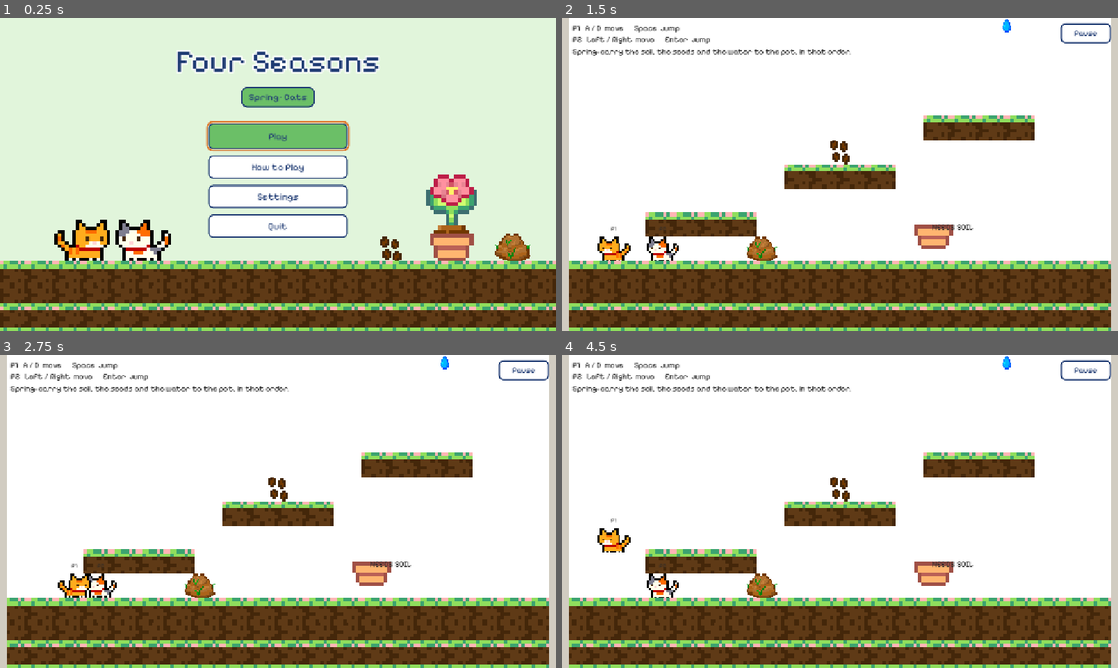
Above: before the commit, frames 1-4 (two rows, left to right).
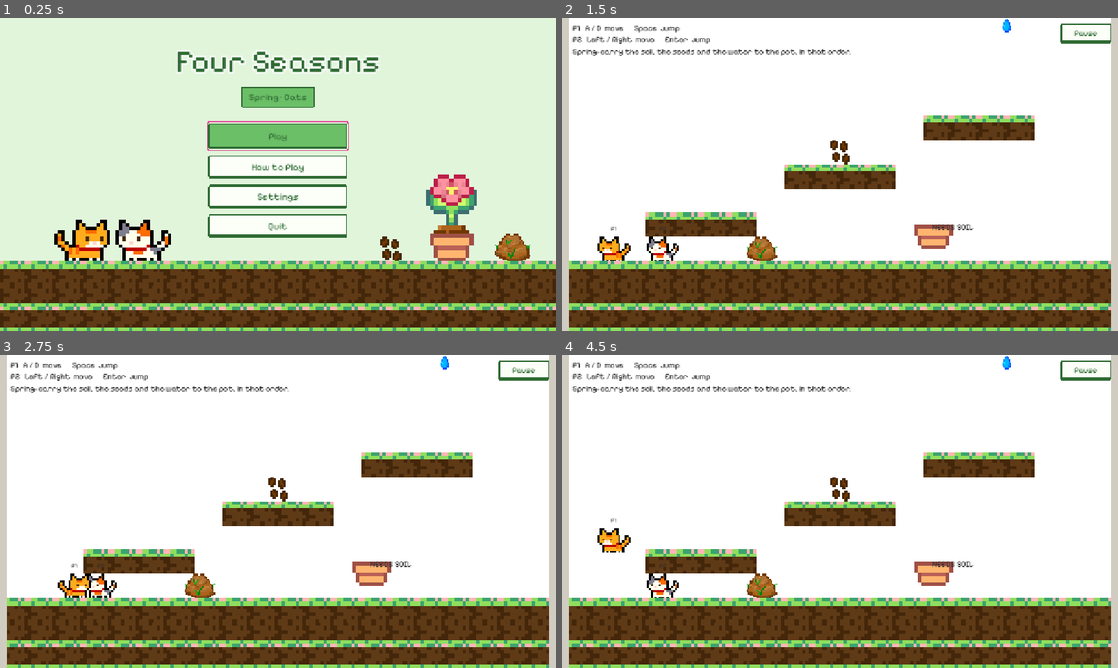
Above: after the commit, the same moments.

Repository: chloecheng0717/Four-Seasons
Game: Godot game, scene res://scenes/TitleScreen.tscn
Two runs of this game, one before a commit and one after it. Both use one fixed random seed, a clock stepped at 60 frames per second and the inputs below.
Inputs (mouse positions are in pixels of both pictures, inside the frame that each line leads up to):
- Up to frame 1 (0.25 s): no input
- Up to frame 2 (1.5 s): click "Play" at 0.5 s; click "Skip" at 1.25 s
- Up to frame 3 (2.75 s): tap Enter (next_level) at 2 s; move the mouse to (400, 495) at 2.02 s; hold D (p1_right) from 2.03 s (still down); hold Enter (next_level) from 2.03 s (still down); click (400, 495) at 2.17 s; tap Space (p1_jump) at 2.27 s
- Up to frame 4 (4.5 s): release D (p1_right) at 2.75 s; release Enter (next_level) at 2.75 s; click "Pause" at 2.75 s; click "Restart this season" at 3.5 s; tap Space (p1_jump) at 4.25 s; drag from (728, 527) to (840, 489) at 4.27 s

The runs differ from the first frame. In frame 1, 3.2% of the frame differs, in the area x 32-68%, y 10-71%; in frame 2, 0.2%; in frame 3, 0.2%; in frame 4, 0.2%.

Commit message:
Style menu boxes to their season
Every menu box now follows its season instead of white fill and navy
outline: per-season dark colours for borders and text, a pale season
button fill, a focus ring that stands out from the season colour, and
chunky pixel buttons that squash when pressed.

Panels are pixel-art frames drawn from small text pictures in
SeasonTheme.gd, with decorations that overhang the edges: flowers and
tulips in Spring, a sun and waves in Summer, maple leaves in Autumn, and
a snow cap with icicles in Winter.

Tests: menus suite checks the frames, colours and pressed buttons.
12 suites, 1,329 checks, 0 failures.

Diff:
--- a/scenes/SeasonTheme.gd
+++ b/scenes/SeasonTheme.gd
@@ -5,15 +5,20 @@
 ##
 ## Nothing here is a node and nothing here is saved: a menu calls
 ## `SeasonTheme.make_theme("autumn")` and puts the result on its root Control,
-## and every Button, Label, slider and check box under it is styled from that.
-## Changing season is just making a new theme and swapping it in.
+## and every Button, Label, panel, slider and check box under it is styled from
+## that. Changing season is just making a new theme and swapping it in.
 ##
-## The four colours are the ones the proposal's screen-flow figure uses for the
-## four seasons, and the dark navy is the wireframes' outline colour, so the
-## menus look like the mockups but each one wears its season.
+## Each season has its own colours - a strong colour, a pale tint for panels, a
+## dark colour for borders and text, and the colour of the keyboard focus ring -
+## and its panels are pixel-art frames with that season's decorations on them:
+## flowers in Spring, a sun and waves in Summer, leaves in Autumn, and snow and
+## icicles in Winter. The four strong colours are the ones the proposal's
+## screen-flow figure uses for the four seasons.
 
 const ORDER: Array[String] = ["spring", "summer", "autumn", "winter"]
 
+## The wireframes' outline colour. Winter's dark colour is close to it; the other
+## seasons now use their own.
 const NAVY := Color("1f3b73")
 const WHITE := Color(1, 1, 1)
 
@@ -33,12 +38,40 @@
 	"winter": Color("eef5fc"),
 }
 
+## The fill of an ordinary button: lighter than the panel it sits on, but still
+## tinted with its season instead of plain white.
+const BUTTON := {
+	"spring": Color("fbfff8"),
+	"summer": Color("fffcf0"),
+	"autumn": Color("fff7f0"),
+	"winter": Color("f8fbff"),
+}
+
 ## The colour a button turns when the mouse is over it.
 const HOVER := {
 	"spring": Color("d9f0d3"),
 	"summer": Color("ffe9ad"),
 	"autumn": Color("f8d2b0"),
 	"winter": Color("d3e6f7"),
+}
+
+## The dark colour of each season: every border and all the text. Each one is
+## dark enough to read easily on that season's pale panel.
+const DARK := {
+	"spring": Color("2f6b33"),
+	"summer": Color("7a4f10"),
+	"autumn": Color("6b3210"),
+	"winter": Color("1f4a7a"),
+}
+
+## The ring drawn round whichever control the keyboard is on. It has to stand out
+## from both the season colour and the dark border, so it is a different colour in
+## each season.
+const FOCUS := {
+	"spring": Color("e2559a"),
+	"summer": Color("1e88c7"),
+	"autumn": Color("b8321f"),
+	"winter": Color("e07a30"),
 }
 
 ## The sky behind each season, matching the levels where they have one.
@@ -68,8 +101,171 @@
 const FONT_SIZE := 22
 const TITLE_FONT_SIZE := 72
 const HEADING_FONT_SIZE := 36
-const CORNER_RADIUS := 10
+const CORNER_RADIUS := 4
 const BORDER := 3
+## How much thicker a button's bottom edge is than its other edges, so it looks
+## like a chunky pixel key. Pressing it squashes the edge and moves the words down.
+const BUTTON_DEPTH := 4
+
+# --- The pixel-art panel frames --------------------------------------------
+#
+# Every panel is drawn from one small picture, 24 x 24 "art pixels", scaled up
+# PIXEL_SCALE times. The picture is written out as text below, one character per
+# art pixel, so it can be changed without any drawing program:
+#   .  nothing (see-through)      B  the season's dark border
+#   L  a light inner edge         F  the panel's fill
+#   D  a slightly darker edge     1-5  the season's decoration colours
+#
+# The outermost 4 art pixels on every side are outside the box: the frame itself
+# starts at the fifth row and column. They are there so decorations can stick out
+# past the edge of the box - flowers and leaves on the corners, snow piled on top.
+#
+# Godot stretches the picture to fit each panel: the outer 10 art pixels on every
+# side are drawn as they are, and the middle 4 are repeated. So decorations must
+# stay in the corners (the first and last 10 rows and columns), unless they repeat
+# every 4 art pixels, like Winter's snow and Summer's waves.
+
+const PIXEL_SCALE := 5
+## The see-through ring round the frame, in art pixels.
+const FRAME_OUTSIDE := 4
+## How much of each side is drawn as it is rather than repeated, in art pixels.
+const FRAME_MARGIN := 10
+
+const FRAME := [
+	"........................",
+	"........................",
+	"........................",
+	"........................",
+	"......BBBBBBBBBBBB......",
+	".....BLLLLLLLLLLLLB.....",
+	"....BLFFFFFFFFFFFFDB....",
+	"....BLFFFFFFFFFFFFDB....",
+	"....BLFFFFFFFFFFFFDB....",
+	"....BLFFFFFFFFFFFFDB....",
+	"....BLFFFFFFFFFFFFDB....",
+	"....BLFFFFFFFFFFFFDB....",
+	"....BLFFFFFFFFFFFFDB....",
+	"....BLFFFFFFFFFFFFDB....",
+	"....BLFFFFFFFFFFFFDB....",
+	"....BLFFFFFFFFFFFFDB....",
+	"....BLFFFFFFFFFFFFDB....",
+	"....BLFFFFFFFFFFFFDB....",
+	".....BDDDDDDDDDDDDB.....",
+	"......BBBBBBBBBBBB......",
+	"........................",
+	"........................",
+	"........................",
+	"........................",
+]
+## Little pictures drawn on top of the frame. Same characters as FRAME, and a "."
+## here means "leave the frame as it is".
+const FLOWER := [
+	"..11.11..",
+	".1111111.",
+	"111111111",
+	".1122211.",
+	"111222111",
+	".1122211.",
+	"111111111",
+	".1111111.",
+	"..11.11..",
+]
+## A tulip on its stem, growing up out of the bottom corners.
+const TULIP := [
+	"1.1.1",
+	"11111",
+	"11111",
+	".111.",
+	"..5..",
+	"5.5.5",
+	".555.",
+	"..5..",
+]
+const SUN := [
+	"2...22...2",
+	".2..11..2.",
+	"...1111...",
+	"..111111..",
+	"2111111112",
+	"2111111112",
+	"..111111..",
+	"...1111...",
+	".2..11..2.",
+	"2...22...2",
+]
+## Full-width rows, so they repeat along the bottom edge of any panel.
+const WAVES := [
+	".....3...3...3...3......",
+	"....333.333.333.333.....",
+	"....3333333333333333....",
+	"....4444444444444444....",
+]
+## A maple leaf, and the same leaf in red.
+const LEAF := [
+	"....1....",
+	"..1.1.1..",
+	"..11111..",
+	"1.11111.1",
+	"111121111",
+	".1112111.",
+	"..11211..",
+	"....2....",
+	"....2....",
+]
+const RED_LEAF := [
+	"....3....",
+	"..3.3.3..",
+	"..33333..",
+	"3.33333.3",
+	"333323333",
+	".3332333.",
+	"..33233..",
+	"....2....",
+	"....2....",
+]
+const SMALL_LEAF := [
+	"...44",
+	"..444",
+	".4424",
+	".424.",
+	"2....",
+]
+## Full-width rows: a slab of snow piled on top of the dark border, heaped up at
+## the corners, with long icicles hanging under the corners. The middle of every
+## row is the same 4 art pixels over and over, so it repeats cleanly.
+const SNOW := [
+	"..1111............1111..",
+	".1111111........1111111.",
+	".1111111111111111111111.",
+	"..11111111111111111111..",
+	"........................",
+	"....222..........222....",
+	".....22..........22.....",
+	".....22..........22.....",
+	"......2..........2......",
+	"......3..........3......",
+]
+## A small heap of snow on each bottom corner.
+const SNOW_DRIFT := [
+	".111.",
+	"11111",
+]
+
+## Each season's decorations: [picture, column, row] of its top-left art pixel.
+const DECORATIONS := {
+	"spring": [[FLOWER, 0, 0], [FLOWER, 15, 0], [TULIP, 2, 14], [TULIP, 17, 14]],
+	"summer": [[SUN, 14, 0], [WAVES, 0, 16]],
+	"autumn": [[LEAF, 0, 0], [RED_LEAF, 15, 0], [SMALL_LEAF, 2, 16], [SMALL_LEAF, 17, 16]],
+	"winter": [[SNOW, 0, 0], [SNOW_DRIFT, 3, 18], [SNOW_DRIFT, 16, 18]],
+}
+
+## What the numbers in the decorations mean in each season.
+const DECORATION_COLOURS := {
+	"spring": {"1": Color("f28db2"), "2": Color("ffd84d"), "5": Color("4f9a3f")},
+	"summer": {"1": Color("ffd23f"), "2": Color("f39c12"), "3": Color("3fa7d6"), "4": Color("1e6fa8")},
+	"autumn": {"1": Color("e8762b"), "2": Color("7a3e14"), "3": Color("c8452b"), "4": Color("f2b134")},
+	"winter": {"1": Color("ffffff"), "2": Color("8fc3ee"), "3": Color("5d9fd6")},
+}
 
 
 ## "Spring · Cats", the words on the season badge.
@@ -93,31 +289,33 @@
 ## - `SeasonBadge`: the small "Spring · Cats" tag.
 static func make_theme(season: String) -> Theme:
 	var main: Color = MAIN[season]
+	var dark: Color = DARK[season]
 	var theme := Theme.new()
 	theme.default_font_size = FONT_SIZE
 
-	# Buttons: white with a navy border, tinted on hover, season colour when held.
-	theme.set_stylebox("normal", "Button", _box(WHITE, NAVY))
-	theme.set_stylebox("hover", "Button", _box(HOVER[season], NAVY))
-	theme.set_stylebox("pressed", "Button", _box(main, NAVY))
-	theme.set_stylebox("disabled", "Button", _box(Color(0.92, 0.92, 0.92), Color(0.6, 0.6, 0.6)))
-	theme.set_stylebox("focus", "Button", _focus_ring())
+	# Buttons: a pale season fill with a dark season border and a thick bottom edge,
+	# tinted on hover, season colour when held down.
+	theme.set_stylebox("normal", "Button", _button_box(BUTTON[season], dark))
+	theme.set_stylebox("hover", "Button", _button_box(HOVER[season], dark))
+	theme.set_stylebox("pressed", "Button", _button_box(main, dark, true))
+	theme.set_stylebox("disabled", "Button", _button_box(Color(0.92, 0.92, 0.92), Color(0.6, 0.6, 0.6)))
+	theme.set_stylebox("focus", "Button", _focus_ring(season))
 	for state in ["font_color", "font_hover_color", "font_pressed_color", "font_focus_color"]:
-		theme.set_color(state, "Button", NAVY)
+		theme.set_color(state, "Button", dark)
 
 	# The primary button is filled with the season colour from the start.
 	theme.set_type_variation("PrimaryButton", "Button")
-	theme.set_stylebox("normal", "PrimaryButton", _box(main, NAVY))
-	theme.set_stylebox("hover", "PrimaryButton", _box(main.lightened(0.15), NAVY))
-	theme.set_stylebox("pressed", "PrimaryButton", _box(main.darkened(0.15), NAVY))
+	theme.set_stylebox("normal", "PrimaryButton", _button_box(main, dark))
+	theme.set_stylebox("hover", "PrimaryButton", _button_box(main.lightened(0.15), dark))
+	theme.set_stylebox("pressed", "PrimaryButton", _button_box(main.darkened(0.15), dark, true))
 	for state in ["font_color", "font_hover_color", "font_pressed_color", "font_focus_color"]:
-		theme.set_color(state, "PrimaryButton", NAVY)
-
-	# Panels: the pale season tint with the same navy border.
-	theme.set_stylebox("panel", "PanelContainer", _box(PANEL[season], NAVY, 18))
+		theme.set_color(state, "PrimaryButton", dark)
+
+	# Panels: the season's pixel-art frame.
+	theme.set_stylebox("panel", "PanelContainer", panel_box(season))
 
 	# Text.
-	theme.set_color("font_color", "Label", NAVY)
+	theme.set_color("font_color", "Label", dark)
 	theme.set_type_variation("TitleLabel", "Label")
 	theme.set_font_size("font_size", "TitleLabel", TITLE_FONT_SIZE)
 	theme.set_color("font_outline_color", "TitleLabel", WHITE)
@@ -125,45 +323,122 @@
 	theme.set_type_variation("HeadingLabel", "Label")
 	theme.set_font_size("font_size", "HeadingLabel", HEADING_FONT_SIZE)
 	theme.set_type_variation("SeasonBadge", "Label")
-	var badge := _box(main, NAVY, 14)
+	var badge := _box(main, dark)
 	badge.content_margin_left = 18
 	badge.content_margin_right = 18
 	theme.set_stylebox("normal", "SeasonBadge", badge)
 
 	# Sliders: a grey track, the part to the left of the knob in season colour,
 	# and a round knob like the wireframe's.
-	var track := _box(Color(0.42, 0.45, 0.5), Color(0.42, 0.45, 0.5), 4)
+	var track := _box(Color(0.42, 0.45, 0.5), Color(0.42, 0.45, 0.5), 2)
 	track.content_margin_top = 4
 	track.content_margin_bottom = 4
 	theme.set_stylebox("slider", "HSlider", track)
-	var filled := _box(main, main, 4)
+	var filled := _box(main, dark, 2)
 	filled.content_margin_top = 4
 	filled.content_margin_bottom = 4
 	theme.set_stylebox("grabber_area", "HSlider", filled)
 	theme.set_stylebox("grabber_area_highlight", "HSlider", filled)
-	theme.set_icon("grabber", "HSlider", _circle(main, NAVY, 28))
-	theme.set_icon("grabber_highlight", "HSlider", _circle(main.lightened(0.2), NAVY, 28))
-	theme.set_stylebox("focus", "HSlider", _focus_ring())
-
-	# Check box: a white square that fills with the season colour and a tick.
-	theme.set_icon("unchecked", "CheckBox", _check_box(main, false))
-	theme.set_icon("checked", "CheckBox", _check_box(main, true))
-	theme.set_stylebox("focus", "CheckBox", _focus_ring())
+	theme.set_icon("grabber", "HSlider", _circle(main, dark, 28))
+	theme.set_icon("grabber_highlight", "HSlider", _circle(main.lightened(0.2), dark, 28))
+	theme.set_stylebox("focus", "HSlider", _focus_ring(season))
+
+	# Check box: a pale square with a dark season border that fills with the
+	# season colour and a tick.
+	theme.set_icon("unchecked", "CheckBox", _check_box(season, false))
+	theme.set_icon("checked", "CheckBox", _check_box(season, true))
+	theme.set_stylebox("focus", "CheckBox", _focus_ring(season))
 	for state in ["font_color", "font_hover_color", "font_pressed_color", "font_focus_color"]:
-		theme.set_color(state, "CheckBox", NAVY)
+		theme.set_color(state, "CheckBox", dark)
 	for state in ["normal", "hover", "pressed", "hover_pressed"]:
 		theme.set_stylebox(state, "CheckBox", StyleBoxEmpty.new())
 
 	return theme
 
 
-## A rounded box with a border, used for buttons, panels and the badge.
+## The season's panel: its pixel-art frame, stretched to fit. The middle of each
+## edge repeats rather than stretches, so the snow, the waves and the pixels stay
+## the same size on a panel of any size.
+static func panel_box(season: String) -> StyleBoxTexture:
+	var box := StyleBoxTexture.new()
+	box.texture = frame_texture(season)
+	var margin := float(FRAME_MARGIN * PIXEL_SCALE)
+	box.texture_margin_left = margin
+	box.texture_margin_top = margin
+	box.texture_margin_right = margin
+	box.texture_margin_bottom = margin
+	box.axis_stretch_horizontal = StyleBoxTexture.AXIS_STRETCH_MODE_TILE
+	box.axis_stretch_vertical = StyleBoxTexture.AXIS_STRETCH_MODE_TILE
+	# The see-through ring is drawn outside the panel, so the frame's border lines
+	# up with the panel's own edge and the decorations stick out past it.
+	box.set_expand_margin_all(float(FRAME_OUTSIDE * PIXEL_SCALE))
+	# Keep the words clear of the frame and its decorations.
+	var inside := float((FRAME_MARGIN - FRAME_OUTSIDE) * PIXEL_SCALE)
+	box.content_margin_left = inside + 6.0
+	box.content_margin_right = inside + 6.0
+	box.content_margin_top = inside + 4.0
+	box.content_margin_bottom = inside + 4.0
+	return box
+
+
+## Draws the season's frame picture: FRAME, then the season's decorations on top,
+## each art pixel PIXEL_SCALE screen pixels across.
+static func frame_texture(season: String) -> ImageTexture:
+	var colours := {
+		"B": DARK[season],
+		"L": (PANEL[season] as Color).lightened(0.6),
+		"F": PANEL[season],
+		"D": (PANEL[season] as Color).darkened(0.08),
+	}
+	colours.merge(DECORATION_COLOURS[season])
+
+	var art: Array[String] = []
+	for row: String in FRAME:
+		art.append(row)
+	for decoration in DECORATIONS[season]:
+		var picture: Array = decoration[0]
+		var left: int = decoration[1]
+		var top: int = decoration[2]
+		for y in picture.size():
+			var line: String = picture[y]
+			for x in line.length():
+				if line[x] != ".":
+					var row: String = art[top + y]
+					art[top + y] = row.substr(0, left + x) + line[x] + row.substr(left + x + 1)
+
+	var size := FRAME.size()
+	var image := Image.create_empty(size * PIXEL_SCALE, size * PIXEL_SCALE, false, Image.FORMAT_RGBA8)
+	for y in size:
+		for x in size:
+			var key: String = art[y][x]
+			if colours.has(key):
+				image.fill_rect(Rect2i(x * PIXEL_SCALE, y * PIXEL_SCALE, PIXEL_SCALE, PIXEL_SCALE),
+					colours[key])
+	return ImageTexture.create_from_image(image)
+
+
+## A button: the given fill and border, square-ish pixel corners, and a thicker
+## bottom edge. A pressed button has a thin bottom edge and its words moved down,
+## so it looks pushed in.
+static func _button_box(fill: Color, border: Color, pressed := false) -> StyleBoxFlat:
+	var box := _box(fill, border)
+	var depth := BORDER if pressed else BORDER + BUTTON_DEPTH
+	box.border_width_bottom = depth
+	if pressed:
+		box.content_margin_top += BUTTON_DEPTH
+		box.content_margin_bottom -= BUTTON_DEPTH
+	return box
+
+
+## A box with a border and small, crisp (not smoothed) corners, used for buttons,
+## the badge and the slider.
 static func _box(fill: Color, border: Color, radius: int = CORNER_RADIUS) -> StyleBoxFlat:
 	var box := StyleBoxFlat.new()
 	box.bg_color = fill
 	box.border_color = border
 	box.set_border_width_all(BORDER)
 	box.set_corner_radius_all(radius)
+	box.anti_aliasing = false
 	box.content_margin_left = 20
 	box.content_margin_right = 20
 	box.content_margin_top = 10
@@ -173,12 +448,13 @@
 
 ## The ring drawn round whichever control the keyboard is on, so a player using
 ## only the keys can always see where they are.
-static func _focus_ring() -> StyleBoxFlat:
+static func _focus_ring(season: String) -> StyleBoxFlat:
 	var ring := StyleBoxFlat.new()
 	ring.draw_center = false
-	ring.border_color = Color("e07a30")
+	ring.border_color = FOCUS[season]
 	ring.set_border_width_all(4)
 	ring.set_corner_radius_all(CORNER_RADIUS + 4)
+	ring.anti_aliasing = false
 	ring.set_expand_margin_all(5)
 	return ring
 
@@ -200,16 +476,17 @@
 
 
 ## The check box picture, empty or ticked, drawn at run time like the knob.
-static func _check_box(fill: Color, ticked: bool) -> ImageTexture:
+static func _check_box(season: String, ticked: bool) -> ImageTexture:
 	var size := 30
+	var dark: Color = DARK[season]
 	var image := Image.create_empty(size, size, false, Image.FORMAT_RGBA8)
-	image.fill(NAVY)
+	image.fill(dark)
 	image.fill_rect(Rect2i(BORDER, BORDER, size - BORDER * 2, size - BORDER * 2),
-		fill if ticked else WHITE)
+		MAIN[season] if ticked else BUTTON[season])
 	if ticked:
 		# Two thick strokes make the tick: down to the bottom, then up to the right.
-		_thick_line(image, Vector2(7, 15), Vector2(12, 21), NAVY)
-		_thick_line(image, Vector2(12, 21), Vector2(23, 8), NAVY)
+		_thick_line(image, Vector2(7, 15), Vector2(12, 21), dark)
+		_thick_line(image, Vector2(12, 21), Vector2(23, 8), dark)
 	return ImageTexture.create_from_image(image)
 
 
--- a/tests/_menus_test.gd
+++ b/tests/_menus_test.gd
@@ -67,14 +67,36 @@
 	_emit("")
 	_emit("=== 1. every season has its own look ===")
 	var colours := {}
+	var frames := {}
 	for season in SeasonTheme.ORDER:
 		var theme := SeasonTheme.make_theme(season)
 		var primary := theme.get_stylebox("normal", "PrimaryButton") as StyleBoxFlat
 		_check("%s: the primary button is filled with the season colour" % season,
 			primary != null and primary.bg_color == SeasonTheme.MAIN[season])
-		var panel := theme.get_stylebox("panel", "PanelContainer") as StyleBoxFlat
-		_check("%s: panels use the season's pale tint" % season,
-			panel != null and panel.bg_color == SeasonTheme.PANEL[season])
+		# Since 2026-10-14 a panel is the season's pixel-art frame: a picture, filled
+		# with the pale tint in the middle, with the season's decorations round it.
+		var panel := theme.get_stylebox("panel", "PanelContainer") as StyleBoxTexture
+		var frame := panel.texture.get_image() if panel != null else null
+		_check("%s: panels are the season's pixel-art frame, filled with its pale tint" % season,
+			frame != null
+			and frame.get_pixel(frame.get_width() / 2, frame.get_height() / 2)
+				.is_equal_approx(SeasonTheme.PANEL[season]))
+		frames[season] = frame
+		var button := theme.get_stylebox("normal", "Button") as StyleBoxFlat
+		_check("%s: buttons have the season's dark border and a pale season fill" % season,
+			button != null and button.border_color == SeasonTheme.DARK[season]
+			and button.bg_color == SeasonTheme.BUTTON[season])
+		_check("%s: buttons are thicker at the bottom, and pressing one squashes it" % season,
+			button != null and button.border_width_bottom > button.border_width_top
+			and (theme.get_stylebox("pressed", "Button") as StyleBoxFlat).border_width_bottom
+				< button.border_width_bottom)
+		_check("%s: text is in the season's dark colour" % season,
+			theme.get_color("font_color", "Label") == SeasonTheme.DARK[season]
+			and theme.get_color("font_color", "Button") == SeasonTheme.DARK[season])
+		var ring := theme.get_stylebox("focus", "Button") as StyleBoxFlat
+		_check("%s: the keyboard focus ring stands out from the season colour" % season,
+			ring != null and ring.border_color == SeasonTheme.FOCUS[season]
+			and ring.border_color != SeasonTheme.MAIN[season])
 		_check("%s: sliders have a round knob picture" % season,
 			theme.get_icon("grabber", "HSlider") != null)
 		_check("%s: the check box has an empty and a ticked picture" % season,
@@ -82,6 +104,18 @@
 			and theme.get_icon("unchecked", "CheckBox") != null)
 		colours[SeasonTheme.MAIN[season].to_html()] = true
 	_check("the four seasons have four different colours", colours.size() == 4)
+	# Each season's decorations make its frame picture different from every other.
+	var different := true
+	for a in SeasonTheme.ORDER:
+		for b in SeasonTheme.ORDER:
+			if a < b and frames[a] != null and frames[b] != null:
+				different = different and frames[a].get_data() != frames[b].get_data()
+	_check("the four seasons have four different frames", different)
+	var corner: Image = frames["winter"]
+	_check("decorations stick out past the box: the frame picture has a see-through ring",
+		corner != null and corner.get_pixel(corner.get_width() / 2,
+			SeasonTheme.FRAME_OUTSIDE * SeasonTheme.PIXEL_SCALE - 1).a > 0.0
+		and frames["summer"].get_pixel(0, frames["summer"].get_height() / 2).a == 0.0)
 	_check("the badge names the season and its animals",
 		SeasonTheme.badge_text("winter") == "Winter · Penguins")
 	_check("the seasons go round in the same order as the levels",
Not shown, changed: CLAUDE.md
Not shown, changed: PROGRESS.md
